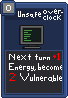
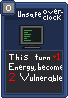
Two versions of the same layered image (68×98). Layer-by-layer changes:
painted on "Paint Layer 2" over [9, 54, 31, 60]
